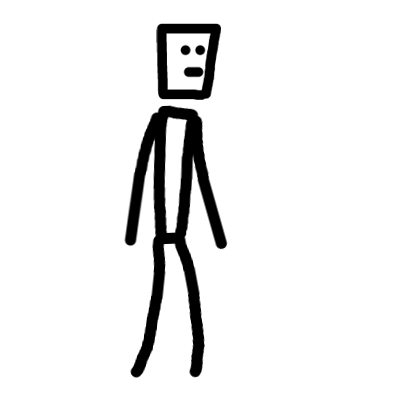
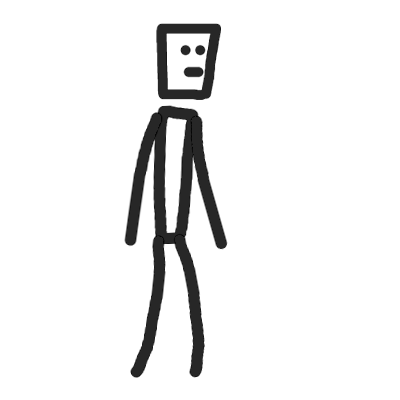
Comparing the layer stacks of the two 400 x 400 images. Changes:
painted on "Rleg" over [128, 192, 226, 377]
painted on "Lleg" over [128, 192, 192, 377]
painted on "Rarm" over [128, 64, 226, 320]
painted on "Larm" over [126, 64, 192, 320]
painted on "body" over [128, 64, 226, 320]
painted on "head" over [133, 24, 221, 192]
